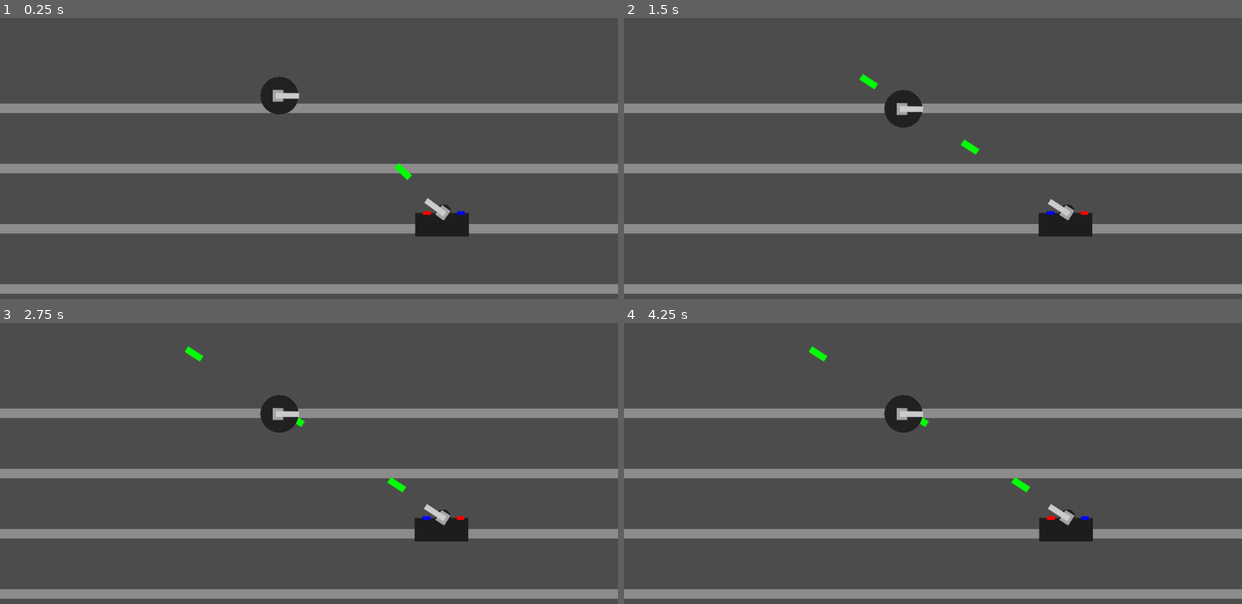
Above: before the commit, frames 1-4 (two rows, left to right).
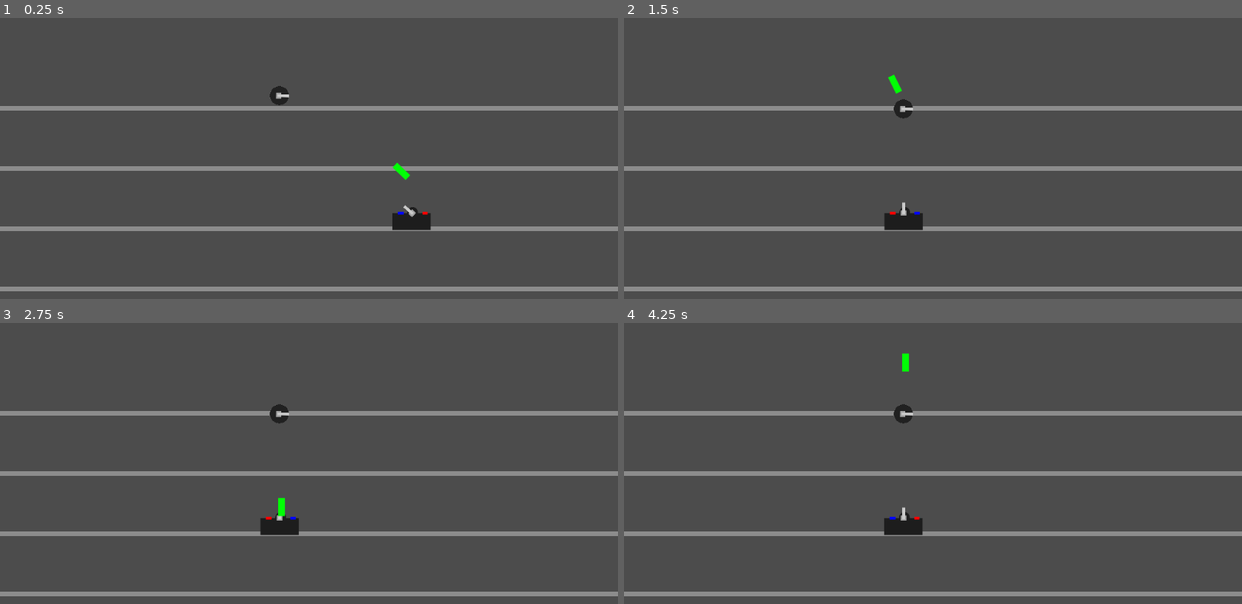
Above: after the commit, the same moments.

Repository: assert-justice/MagCycle
Game: Godot game, scene res://Game.tscn
The game is run twice, just before and just after one commit, with the same random seed, the same clock (stepped at 60 frames per second) and the same inputs.
Inputs:
- Up to frame 1 (0.25 s): no input
- Up to frame 2 (1.5 s): no input
- Up to frame 3 (2.75 s): no input
- Up to frame 4 (4.25 s): no input

The runs differ from the first frame. In frame 1, 7.9% of the frame differs, in the area x 0-100%, y 20-99%; in frame 2, 8.4%; in frame 3, 8.4%; in frame 4, 8.4%, in the area x 0-100%, y 8-99%.

Commit message:
added enemy and some particles

Diff:
--- a/BadBullet.tscn
+++ b/BadBullet.tscn
@@ -1,11 +1,20 @@
-[gd_scene load_steps=3 format=2]
+[gd_scene load_steps=4 format=2]
 
 [ext_resource path="res://scripts/Bullet.gd" type="Script" id=1]
 [ext_resource path="res://sprites/bad_bullet.png" type="Texture" id=2]
 
-[node name="Bullet" type="Node2D"]
+[sub_resource type="RectangleShape2D" id=1]
+extents = Vector2( 14.818, 5.7556 )
+
+[node name="Bullet" type="Area2D"]
 z_index = 1
 script = ExtResource( 1 )
 
 [node name="bad_bullet" type="Sprite" parent="."]
 texture = ExtResource( 2 )
+
+[node name="CollisionShape2D" type="CollisionShape2D" parent="." groups=[
+"bad_bullet",
+]]
+position = Vector2( -0.105114, -0.52556 )
+shape = SubResource( 1 )
--- a/Bullet.tscn
+++ b/Bullet.tscn
@@ -1,9 +1,18 @@
-[gd_scene load_steps=2 format=2]
+[gd_scene load_steps=3 format=2]
 
 [ext_resource path="res://sprites/good_bullet.png" type="Texture" id=2]
 
-[node name="Bullet" type="Node2D"]
+[sub_resource type="RectangleShape2D" id=1]
+extents = Vector2( 14.8241, 5.479 )
+
+[node name="Bullet" type="Area2D"]
 z_index = 1
 
 [node name="good_bullet" type="Sprite" parent="."]
 texture = ExtResource( 2 )
+
+[node name="CollisionShape2D" type="CollisionShape2D" parent="." groups=[
+"good_bullet",
+]]
+position = Vector2( 0, -0.530331 )
+shape = SubResource( 1 )
--- a/CopCar.tscn
+++ b/CopCar.tscn
@@ -1,8 +1,9 @@
-[gd_scene load_steps=8 format=2]
+[gd_scene load_steps=11 format=2]
 
 [ext_resource path="res://sprites/cop_car.png" type="Texture" id=1]
 [ext_resource path="res://sprites/gun.png" type="Texture" id=2]
 [ext_resource path="res://scripts/CopCar.gd" type="Script" id=3]
+[ext_resource path="res://sprites/circle_particle.png" type="Texture" id=4]
 
 [sub_resource type="AtlasTexture" id=2]
 flags = 4
@@ -23,9 +24,17 @@
 } ]
 
 [sub_resource type="RectangleShape2D" id=1]
-extents = Vector2( 84, 35 )
+extents = Vector2( 127.547, 54.0903 )
 
-[node name="CopCar" type="Area2D"]
+[sub_resource type="Gradient" id=5]
+offsets = PoolRealArray( 0, 0.33, 0.66, 1 )
+colors = PoolColorArray( 1, 1, 1, 1, 1, 0.423529, 0, 1, 0.988235, 1, 0, 1, 1, 0, 0, 1 )
+
+[sub_resource type="Gradient" id=6]
+offsets = PoolRealArray( 0, 0.5, 1 )
+colors = PoolColorArray( 1, 1, 1, 1, 1, 0.470588, 0, 1, 0, 0, 0, 1 )
+
+[node name="CopCar" type="KinematicBody2D"]
 position = Vector2( 0, -26 )
 scale = Vector2( 0.5, 0.5 )
 z_index = 1
@@ -34,8 +43,8 @@
 [node name="Wiggle" type="Node2D" parent="."]
 
 [node name="AnimatedSprite" type="AnimatedSprite" parent="Wiggle"]
-scale = Vector2( 0.7, 0.7 )
 frames = SubResource( 4 )
+frame = 1
 playing = true
 
 [node name="Gun" type="Node2D" parent="Wiggle"]
@@ -47,6 +56,28 @@
 texture = ExtResource( 2 )
 
 [node name="CollisionShape2D" type="CollisionShape2D" parent="."]
-position = Vector2( -2, 39 )
+position = Vector2( -2, 54.1362 )
 z_index = 2
 shape = SubResource( 1 )
+
+[node name="DamageParticles" type="CPUParticles2D" parent="."]
+emitting = false
+amount = 80
+texture = ExtResource( 4 )
+spread = 23.71
+gravity = Vector2( 0, 98 )
+initial_velocity = 655.91
+color_ramp = SubResource( 5 )
+
+[node name="ExplodeParticles" type="CPUParticles2D" parent="."]
+emitting = false
+amount = 500
+one_shot = true
+explosiveness = 0.71
+texture = ExtResource( 4 )
+spread = 180.0
+gravity = Vector2( 0, 1000 )
+initial_velocity = 600.0
+color_ramp = SubResource( 6 )
+hue_variation_random = 0.66
+[connection signal="damage" from="." to="." method="_on_CopCar_damage"]
--- a/Game.tscn
+++ b/Game.tscn
@@ -9,29 +9,31 @@
 
 [node name="Player" parent="." instance=ExtResource( 2 )]
 position = Vector2( 470, 68 )
+scale = Vector2( 0.25, 0.25 )
 z_index = 2
 
 [node name="Rails" type="Node" parent="."]
 
 [node name="Sprite" type="Sprite" parent="Rails"]
 position = Vector2( 500, 150 )
-scale = Vector2( 32.875, 0.5 )
+scale = Vector2( 32.875, 0.25 )
 texture = ExtResource( 3 )
 
 [node name="Sprite2" type="Sprite" parent="Rails"]
 position = Vector2( 500, 250 )
-scale = Vector2( 32.875, 0.5 )
+scale = Vector2( 32.875, 0.25 )
 texture = ExtResource( 3 )
 
 [node name="Sprite3" type="Sprite" parent="Rails"]
 position = Vector2( 500, 350 )
-scale = Vector2( 32.875, 0.5 )
+scale = Vector2( 32.875, 0.25 )
 texture = ExtResource( 3 )
 
 [node name="Sprite4" type="Sprite" parent="Rails"]
 position = Vector2( 500, 450 )
-scale = Vector2( 32.875, 0.5 )
+scale = Vector2( 32.875, 0.25 )
 texture = ExtResource( 3 )
 
 [node name="CopCar" parent="." instance=ExtResource( 1 )]
 position = Vector2( 739, 324 )
+scale = Vector2( 0.25, 0.25 )
--- a/Player.tscn
+++ b/Player.tscn
@@ -30,3 +30,8 @@
 
 [node name="BulletMount" type="Node2D" parent="Gun"]
 scale = Vector2( 2, 2 )
+
+[node name="ShootSound" type="AudioStreamPlayer2D" parent="."]
+volume_db = 24.0
+pitch_scale = 0.5
+attenuation = 0.450625
--- a/scripts/CopCar.gd
+++ b/scripts/CopCar.gd
@@ -1,22 +1,74 @@
 extends Node2D
 
 export var bullet_speed = 400
-export var fire_time = 0.5
+export var fire_time = 0.90
+export var speed = 200
+export var wiggle_time = 0.1
+export var wiggle_distance = 30
+export var wiggle_speed = 1000
+export var health = 1
+var wiggle_clock = -1
+var velocity = 0
 var bullet_path = 'res://BadBullet.tscn'
 var bullet_scene = null
 var fire_clock = 0
 var player = null
+var wiggle_pos = Vector2()
+var wiggle_ang = 0
+var damage_val = 0
+
+signal damage(value, direction, pos)
 
 func _ready():
 	player = get_tree().get_nodes_in_group("player")[0]
 	bullet_scene = load(bullet_path)
 
 func _physics_process(delta):
+	if health < 0:
+		$ExplodeParticles.emitting = true
+		var eparts = $ExplodeParticles
+		remove_child(eparts)
+		eparts.scale = scale
+		eparts.position = position
+		get_parent().add_child(eparts)
+		queue_free()
+		return
 	$Wiggle/Gun.rotation = (player.position - self.position).angle()
 	fire_clock -= delta
+	var dx = (player.position.x - self.position.x) * 30
+	velocity += dx
+	velocity = clamp(velocity, -speed, speed) * delta
+	self.position.x += velocity
 	if fire_clock < 0:
 		fire_clock = fire_time
 		var bullet = bullet_scene.instance()
 		self.get_parent().add_child(bullet)
 		bullet.position = self.position + $Wiggle/Gun.position
 		bullet.velocity = (player.position - self.position).normalized() * bullet_speed
+	var sensitivity = 10
+	if not wiggle_clock < 0:
+		wiggle_clock -= delta
+		$DamageParticles.emitting = true
+		health -= damage_val * delta
+		if ($Wiggle.position - wiggle_pos).length() < sensitivity:
+			# reset wiggle
+			var angle = randf() * PI * 2
+			wiggle_pos.x = cos(angle)
+			wiggle_pos.y = sin(angle)
+			wiggle_pos *= wiggle_distance
+			wiggle_ang = (randf() - 0.5) * PI / 16
+	else:
+		wiggle_pos = Vector2()
+		wiggle_ang = 0
+		$DamageParticles.emitting = false
+	if ($Wiggle.position - wiggle_pos).length() >= sensitivity:
+		$Wiggle.position += (wiggle_pos - $Wiggle.position).normalized() * wiggle_speed * delta
+		var turn = sign(wiggle_ang - $Wiggle.rotation) * 10 * delta
+		$Wiggle.rotation += turn
+	else:
+		$Wiggle.rotation = 0
+
+func _on_CopCar_damage(value, direction, pos):
+	damage_val = value
+	wiggle_clock = wiggle_time
+	$DamageParticles.direction = direction
--- a/scripts/Player.gd
+++ b/scripts/Player.gd
@@ -18,6 +18,13 @@
 var bullets = null
 var offset_time = 16
 var offset_clock = 0
+var space_state = null
+
+func shoot():
+	space_state = get_world_2d().direct_space_state
+	var test = space_state.intersect_ray(self.position, aim.normalized() * 5000, [self])
+	if len(test) > 0:
+		test.collider.emit_signal("damage", 1, aim.normalized(), test.position)
 
 func handle_movement(delta):
 	var stick_x = Input.get_action_strength("right") - Input.get_action_strength("left")
@@ -48,7 +55,10 @@
 	self.position += velocity * delta
 	$Gun/BulletMount.visible = aim.length() > deadzone
 	if aim.length() > deadzone:
-		stick_x *= shoot_slowdown
+		if not $ShootSound.playing:
+			$ShootSound.play()
+		shoot()
+		#stick_x *= shoot_slowdown
 		$Gun.rotation = aim.angle()
 		if offset_clock > offset_time / 2:
 			$Gun/BulletMount.position.x = bullet_spacing #aim.normalized() * bullet_spacing * 0.5
@@ -62,10 +72,9 @@
 func _ready():
 	bullets = []
 	bullet_scene = load(bullet_path)
-	for i in range(10):
+	for i in range(50):
 		var bullet = bullet_scene.instance()
 		$Gun/BulletMount.add_child(bullet)
-		#$Gun/BulletMount.visible = false
 		bullet.position.x = (i + 0.5) * bullet_spacing
 		bullets.append(bullet)
 
Not shown, added: sfx/Futuristic Shotgun Single Shot.wav.import
Not shown, added: sfx/motor_1.wav.import
Binary file added: sprites/circle_particle.png
Not shown, added: sprites/circle_particle.png.import
Not shown, added: sfx/Futuristic Shotgun Single Shot.wav
Not shown, added: sfx/motor_1.wav
Not shown, added: sprites/circle_particle.xcf
